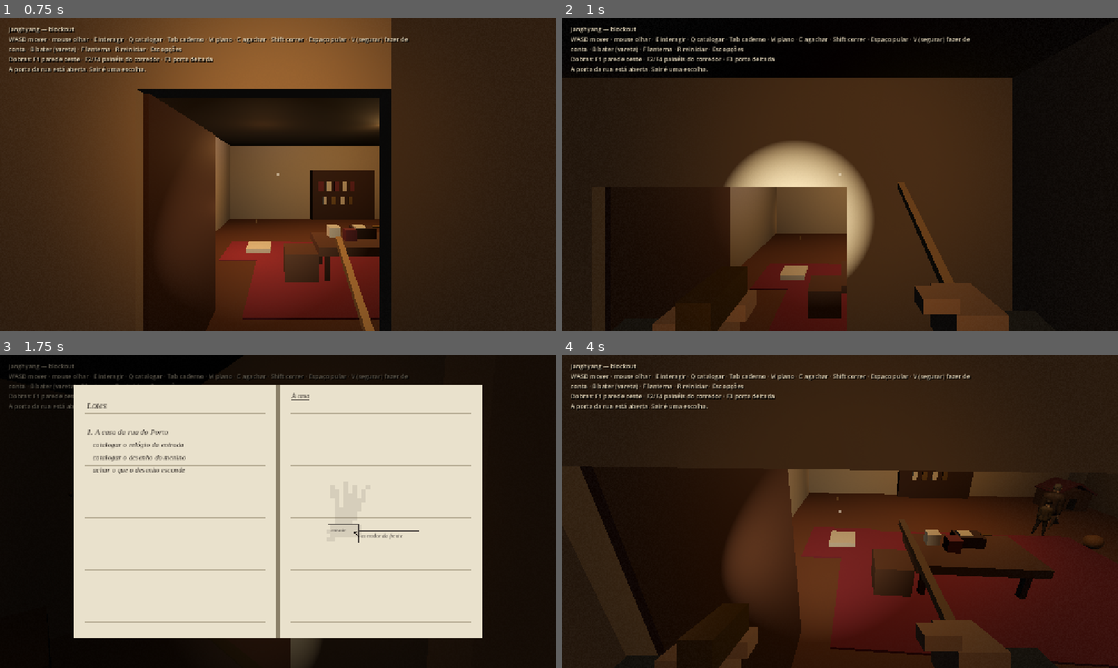
Above: before the commit, frames 1-4 (two rows, left to right).
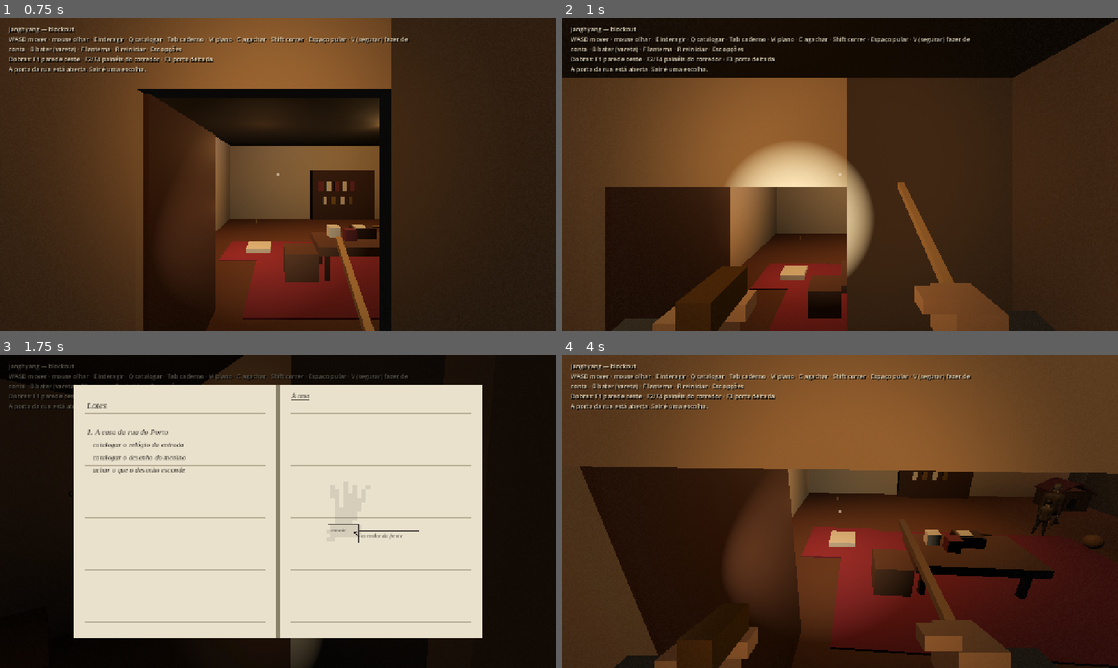
Above: after the commit, the same moments.

Repository: pedropompeu/Janghyang
Game: Godot game, scene res://main.tscn
Same seed, same stepped clock (60 frames per second), same inputs: the game is played once before the commit and once after it.
Inputs (mouse positions are in pixels of both pictures, inside the frame that each line leads up to):
- Up to frame 1 (0.75 s): tap Enter at 0.5 s; move the mouse to (400, 158) at 0.52 s; hold D from 0.53 s (still down); tap Tab at 0.6 s; click (400, 158) at 0.67 s
- Up to frame 2 (1 s): keep holding D; tap Space at 0.77 s
- Up to frame 3 (1.75 s): move the mouse to (250, 511) at 1.27 s; release D at 1.28 s; hold W from 1.28 s (still down); tap M at 1.35 s; tap Space at 1.52 s
- Up to frame 4 (4 s): move the mouse to (895, 442) at 2.02 s; release W at 2.03 s; hold D 2.03-2.75 s; tap R at 2.1 s; tap Space at 2.75, 3.77 s; drag from (812, 574) to (673, 464) at 2.77 s; move the mouse to (878, 514) at 3.52 s; hold W from 3.53 s (still down); tap Q at 3.6 s

Frame 1 is identical in both runs. In frame 2, 42% of the frame differs, in the area x 0-100%, y 0-100%; in frame 3, 0.6%; in frame 4, 42%.

Commit message:
feat: the outside light goes out when the letter is put away

Diff:
--- a/Janghyang/scripts/areas/casa.gd
+++ b/Janghyang/scripts/areas/casa.gd
@@ -36,6 +36,10 @@
 	## Each figure: a style, a scale, a body (mannequin.BODIES, adulto when
 	## left out) and one pose per step ({at, face, pose, reach}). Meshes only:
 	## nothing to bump into, no Gasto graph changes.
+	## The scripted scenes (main._build_setpieces).
+	"setpieces": [
+		{"id": &"luz_de_fora", "script": preload("res://scripts/setpieces/luz_de_fora.gd")},
+	],
 	"staging": [
 		{"chapter": 1, "figures": [
 			{"style": {"coat": Color("#5a4636"), "skin": Color("#d1b195"), "hair": Color("#8a8378"), "trousers": Color("#2f2a26")}, "scale": 0.75, "poses": [
@@ -232,7 +236,11 @@
 	main._box(house, Vector3(0.12, 0.02, 1.4), Vector3(10.5, 0.01, 4.62), main.mat_brass, false)
 
 	# Bedroom window (visual; the wall stays solid).
-	main._box(house, Vector3(2.0, 1.3, 0.04), Vector3(12.5, 1.65, 0.04), main.mat_window, false)
+	var bedroom_window: Node3D = main._box(house, Vector3(2.0, 1.3, 0.04), Vector3(12.5, 1.65, 0.04), main.mat_window, false)
+	bedroom_window.name = "BedroomWindow"
+	bedroom_window.get_child(0).add_to_group(&"HouseWindow")
+	# The street lamp behind it: night 1 puts it out (setpieces/luz_de_fora.gd).
+	main._omni(house, Vector3(12.5, 2.0, -0.9), Color(1.0, 0.78, 0.5), 0.9, 3.0, false).add_to_group(&"OutsideLight")
 	main._box(house, Vector3(2.2, 0.08, 0.08), Vector3(12.5, 1.0, 0.06), main.mat_wood, false)
 	main._box(house, Vector3(2.2, 0.08, 0.08), Vector3(12.5, 2.3, 0.06), main.mat_wood, false)
 	main._box(house, Vector3(0.08, 1.3, 0.08), Vector3(11.5, 1.65, 0.06), main.mat_wood, false)
--- a/Janghyang/scripts/areas/tampo.gd
+++ b/Janghyang/scripts/areas/tampo.gd
@@ -58,4 +58,7 @@
 	shade.bottom_radius = 0.28 * main.GIANT
 	shade.height = 0.22 * main.GIANT
 	main._add_mesh(oficina, shade, Vector3(6.0, 19.2, 16.0), main.mat_cream)
-	main._omni(oficina, Vector3(6.0, 18.0, 16.0), Color(1.0, 0.74, 0.45), 1.6, 45.0, false)
+	var lamp: OmniLight3D = main._omni(oficina, Vector3(6.0, 18.0, 16.0), Color(1.0, 0.74, 0.45), 1.6, 45.0, false)
+	lamp.name = "WorkshopLamp"
+	# Night 1 puts it out with the windows (setpieces/luz_de_fora.gd).
+	lamp.add_to_group(&"OutsideLight")
--- a/Janghyang/scripts/gastos.gd
+++ b/Janghyang/scripts/gastos.gd
@@ -184,10 +184,11 @@
 func _build_graphs() -> void:
 	var atlas := Atlas.new()
 	# The workshop's giant lamps light the room outside the model, not its
-	# rooms: they would make every point of the house "lit" for them.
+	# rooms: they would make every point of the house "lit" for them. The
+	# light outside the windows does not light the rooms either.
 	var oficina := main.get_node_or_null("Oficina")
 	for l in main.find_children("*", "OmniLight3D", true, false):
-		if oficina == null or not oficina.is_ancestor_of(l):
+		if (oficina == null or not oficina.is_ancestor_of(l)) and not l.is_in_group(&"OutsideLight"):
 			add_lamp(l)
 	for d in main.find_children("Door*", "AnimatableBody3D", true, false):
 		_doors.append(d)
--- a/Janghyang/scripts/main.gd
+++ b/Janghyang/scripts/main.gd
@@ -927,7 +927,7 @@
 	night_card.player = player
 	add_child(night_card)
 	night_card.closed.connect(func() -> void: begin_night(campaign.night))
-	night_card.letter_closed.connect(_house_goes_dark)
+	# letter_closed belongs to setpieces/luz_de_fora.gd, which then calls _house_goes_dark.
 
 ## `--night N` or `--night=N`: 0 when absent, else clamped to the campaign.
 static func night_arg(args: PackedStringArray) -> int:
@@ -1004,8 +1004,9 @@
 	if n == 1:
 		night_card.show_letter(CatalogData.LETTER)
 
-## Night 1 (spec §7.3), once the letter is down: the house's lamps flicker
-## and go out, all but the playroom's, where the drawing is.
+## Night 1 (spec §7.3), once the letter is down and the light outside is
+## out (setpieces/luz_de_fora.gd): the house's lamps flicker and go out, all
+## but the playroom's, where the drawing is.
 func _house_goes_dark() -> void:
 	for l in get_tree().get_nodes_in_group(&"HouseLight"):
 		if l.name == "PlayroomLamp":
--- a/Janghyang/scripts/selftest.gd
+++ b/Janghyang/scripts/selftest.gd
@@ -689,6 +689,7 @@
 	_record(is_equal_approx(main.pocket_watch.spring_scale, 1.0) and main.pocket_watch.goal.get("task") == &"alcapao" and not main.night_card.is_letter(), "bussola: night 2 winds the watch whole, sets it on the trapdoor, and brings no letter", str(main.pocket_watch.goal))
 	var lit2: int = get_tree().get_nodes_in_group(&"HouseLight").filter(func(l) -> bool: return l.visible).size()
 	_record(lit2 == 9, "bussola: night 2 wakes with the house lit", str(lit2))
+	await _abertura_noite2()
 	_record(main.pockets.size() == 1 and main.pockets.has(&"espelho"), "noites: the mirror carries, batteries and matches do not", str(main.pockets))
 	_record(main.quest.has_piece(&"coroa") and main.player.global_position.distance_to(main.SPAWN) < 0.05, "noites: night 2 wakes at the spawn holding the crown", "")
 	var torre = main.get_node("LightPickups/Pickup_pilha_torre")
@@ -713,6 +714,39 @@
 	_record(main.quest.all_pieces() and not main.visit.is_short(), "noites: night 5 starts with the whole pocket watch and the full 03:33", "")
 	_record(main._home_goal().is_empty(), "noites: night 5 has no way home for the watch to point", str(main._home_goal()))
 	await _frames(2)
+
+## Noite 1, Tarefa 6 (§6.1): putting the letter away puts out the light
+## outside, the warm windows and the workshop's lamp, with one click; the
+## glass goes black, then the house's lamps go as before, but the playroom's.
+func _abertura() -> void:
+	print("SELFTEST: abertura")
+	var outs: Array = get_tree().get_nodes_in_group(&"OutsideLight")
+	_record(outs.any(func(l) -> bool: return l.visible and l.light_energy > 0.0), "abertura: antes da carta há luz de fora", str(outs.size()))
+	var piece = main.setpiece(&"luz_de_fora")
+	main.night_card.close()
+	await get_tree().create_timer(0.85).timeout
+	_record(not outs.is_empty() and outs.all(func(l) -> bool: return l.light_energy == 0.0) and piece != null and piece.is_out(), "abertura: guardar a carta apaga a luz de fora", str(outs.map(func(l): return l.light_energy)))
+	var glass: Array = get_tree().get_nodes_in_group(&"HouseWindow")
+	var black := func(g) -> bool:
+		var m = g.material_override
+		return m != null and m != main.mat_window and m.emission_energy_multiplier == 0.0
+	_record(not glass.is_empty() and glass.all(black) and main.mat_window.emission_energy_multiplier > 0.0, "abertura: os vidros ficam pretos", str(glass.size()))
+	await get_tree().create_timer(1.6).timeout
+	var lamps: Array = get_tree().get_nodes_in_group(&"HouseLight")
+	var on := lamps.filter(func(l) -> bool: return l.visible and l.light_energy > 0.0)
+	_record(on.size() == 1 and on[0].name == "PlayroomLamp", "abertura: só a lâmpada da sala de brincar fica", str(on.map(func(l): return l.name)))
+
+## Night 2 does not list the piece: the letter's signal leaves every light as it is.
+func _abertura_noite2() -> void:
+	var outs: Array = get_tree().get_nodes_in_group(&"OutsideLight")
+	var piece = main.setpiece(&"luz_de_fora")
+	main.night_card.letter_closed.emit()
+	await get_tree().create_timer(0.85).timeout
+	var lit: int = get_tree().get_nodes_in_group(&"HouseLight").filter(func(l) -> bool: return l.visible).size()
+	var glass: Array = get_tree().get_nodes_in_group(&"HouseWindow")
+	_record(piece != null and not piece.is_out() and not outs.is_empty() and outs.all(func(l) -> bool: return l.light_energy > 0.0)
+			and not glass.is_empty() and glass.all(func(g) -> bool: return g.material_override == main.mat_window) and lit == 9,
+			"abertura: na noite 2 a peça não mexe nas luzes", str(lit))
 
 ## Noite 1, Tarefa 4 (§6.6, §8.2): with the lantern out Elias sees no point, so
 ## the Gasto may step onto one ahead of him; a match still lights; the lure
@@ -1578,8 +1612,7 @@
 	await get_tree().create_timer(1.0).timeout
 	_record(ticks[0] >= 1 and ticks[1] == 0, "bussola: it ticks in his pocket while he reads", str(ticks))
 	_record(absf(w.tick_period() - main.clock_model.audio_tick_period()) > 0.2, "bussola: the pocket tick is off the entry clock's beat", "%.2f vs %.2f" % [w.tick_period(), main.clock_model.audio_tick_period()])
-	main.night_card.close()
-	await get_tree().create_timer(1.8).timeout
+	await _abertura()
 	var lit: Array = get_tree().get_nodes_in_group(&"HouseLight").filter(func(l) -> bool: return l.visible)
 	_record(lit.size() == 1 and lit[0].name == "PlayroomLamp", "bussola: the lamps go out but the playroom's", str(lit.map(func(l): return l.name)))
 	_record(not main.night_card.is_open() and main.night.n == 1, "bussola: putting the letter down does not start another night", str(main.night.n))
--- /dev/null
+++ b/Janghyang/scripts/setpieces/luz_de_fora.gd
@@ -0,0 +1,83 @@
+extends Node3D
+## Night 1's opening (spec §6.1): when Elias puts the letter away, a switch
+## clicks once toward the workshop and the light outside goes out: the warm
+## light behind every house window (group OutsideLight) and the workshop's
+## lamp, when it is built. The glass goes black with it, on this piece's own
+## material, so the workshop's window keeps its colour on the other nights.
+## Then the house's lamps go as before (main._house_goes_dark), and the piece
+## plays nothing more. On a night that does not list it, it leaves every
+## light as built (its resolved state: nothing to resolve).
+
+const DELAY := 0.25
+const FADE := 0.4
+const CLICK_DB := -18.0
+## How far toward the workshop's lamp the click sounds, from Elias.
+const CLICK_AWAY := 4.0
+
+var main: Node
+var def: Dictionary
+var data: Dictionary
+
+var _active := false
+var _played := false
+var _out := false
+## OutsideLight -> its energy as built.
+var _base := {}
+var _glass_mat: StandardMaterial3D
+var _tw: Tween
+
+func on_night(night: Dictionary) -> void:
+	if _tw != null:
+		_tw.kill()
+		_tw = null
+	_active = night.get("setpieces", []).has(data.id)
+	_played = false
+	_out = false
+	for l in _lights():
+		if not _base.has(l):
+			_base[l] = l.light_energy
+		l.light_energy = _base[l]
+	for g in _glass():
+		g.material_override = main.mat_window
+	var card = main.night_card
+	if card != null and not card.letter_closed.is_connected(_on_letter_closed):
+		card.letter_closed.connect(_on_letter_closed)
+
+func is_out() -> bool:
+	return _out
+
+func _lights() -> Array:
+	return get_tree().get_nodes_in_group(&"OutsideLight")
+
+func _glass() -> Array:
+	return get_tree().get_nodes_in_group(&"HouseWindow")
+
+func _on_letter_closed() -> void:
+	if not _active or _played:
+		return
+	_played = true
+	var lights := _lights()
+	main.sfx.play_at(&"interruptor", _click_at(lights), &"Casa", CLICK_DB)
+	if _glass_mat == null:
+		_glass_mat = main.mat_window.duplicate()
+	_glass_mat.emission_energy_multiplier = main.mat_window.emission_energy_multiplier
+	_glass_mat.albedo_color = main.mat_window.albedo_color
+	for g in _glass():
+		g.material_override = _glass_mat
+	_tw = create_tween().set_parallel(true)
+	for l in lights:
+		_tw.tween_property(l, "light_energy", 0.0, FADE).set_delay(DELAY)
+	_tw.tween_property(_glass_mat, "emission_energy_multiplier", 0.0, FADE).set_delay(DELAY)
+	_tw.tween_property(_glass_mat, "albedo_color", Color.BLACK, FADE).set_delay(DELAY)
+	_tw.chain().tween_callback(func() -> void:
+		_out = true
+		main._house_goes_dark())
+
+## A few metres from Elias toward the workshop's lamp, or above him without it.
+func _click_at(lights: Array) -> Vector3:
+	var from: Vector3 = main.player.global_position
+	var oficina: Node = main.get_node_or_null("Oficina")
+	for l in lights:
+		if oficina != null and oficina.is_ancestor_of(l):
+			return from + from.direction_to(l.global_position) * CLICK_AWAY
+	return from + Vector3(0.0, CLICK_AWAY, 0.0)
--- a/Janghyang/scripts/story/noites.gd
+++ b/Janghyang/scripts/story/noites.gd
@@ -57,6 +57,7 @@
 		],
 		"safety": &"casa_toda",
 		"stalkers": [{"after": &"", "n": 0}, {"after": &"coroa", "n": 1}],
+		"setpieces": [&"luz_de_fora"],
 		"anchor_time": 90.0, "entry_clock_scale": 1.0, "capture_clicks": 10,
 		"pickups": [&"pilha_brincar", &"pilha_quarto", &"pilha_figuras", &"vela_brincar", &"vela_corredor", &"vela_quarto", &"fosforo_entrada", &"fosforo_corredor_sul", &"pilha_passagem", &"vela_passagem", &"fosforo_passagem"], "final": false,
 	},
